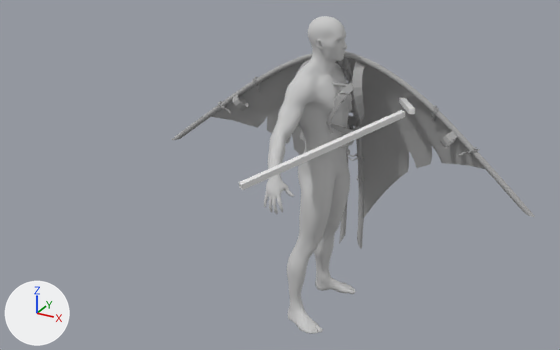
The FBX model Character/Animation/ZWM/InAir/Anim_InAir_Fly_B.FBX: old version first, new version second.
Before and after are seen from a 50 mm lens placed at (1.73, -3.7, 2.69), pointed at (-0.27, -0.06, 0.87). The axes (+X, +Y, +Z) are drawn at lower left. The lights are the same throughout. Where no turn or scale is listed for an object, it has been applied to the vertices.

The older version as bpy lines, for what is in view:
```python
me_mesh_001 = bpy.data.meshes.new('Mesh.001')
me_mesh_001.from_pydata(...)  # 1202 vertices, 2328 faces; spans x -0.153..0.11, y -0.23..0.23, z 0.14..1.068
me_mesh_001.materials.append(mat_material__11)  # its picture is missing
me_mesh_007 = bpy.data.meshes.new('Mesh.007')
me_mesh_007.from_pydata(...)  # 8 vertices, 6 faces; spans x -0.073..0.41, y -0.122..0.773, z -0.036..0.158
me_mesh_008 = bpy.data.meshes.new('Mesh.008')
me_mesh_008.from_pydata(...)  # 8 vertices, 6 faces; spans x -0.077..0.441, y -0.761..0.12, z -0.031..0.125
me_mesh_009 = bpy.data.meshes.new('Mesh.009')
me_mesh_009.from_pydata(...)  # 1002 vertices, 944 faces; spans x -0.21..0.21, y -0.125..0.22, z 1.095..1.557
me_mesh_009.materials.append(mat_huaxiangyi1)  # grey #aaaaaa
me_mesh_010 = bpy.data.meshes.new('Mesh.010')
me_mesh_010.from_pydata(...)  # 4315 vertices, 8456 faces; spans x -1.15..1.15, y 0.08..0.43, z 0.24..1.59
me_mesh_010.materials.append(mat_huaxiangyi1)  # grey #aaaaaa
ob_box001 = bpy.data.objects.new('Box001', me_mesh_007)
ob_box001.location = (0.059, -0.809, 1.218)
ob_box002 = bpy.data.objects.new('Box002', me_mesh_008)
ob_box002.location = (0.067, 0.722, 1.263)
ob_huaxiangyi_base = bpy.data.objects.new('HuaXiangYi_Base', me_mesh_010)
ob_huaxiangyi_base.location = (0.0, 0.0, 0.0)
ob_huaxiangyi_body = bpy.data.objects.new('HuaXiangYi_Body', me_mesh_009)
ob_huaxiangyi_body.location = (0.0, 0.0, 0.0)
ob_male_leg = bpy.data.objects.new('Male_Leg', me_mesh_001)
ob_male_leg.location = (0.0, 0.0, 0.0)
# also in view: 'Male_Foot' at (-0.01, 0.0, 0.08); 'Male_Body' at (-0.03, 0.0, 1.31); 'Male_Hand' at (0.02, 0.0, 1.05); 'Male_Head' at (-0.01, 0.0, 1.57)
```
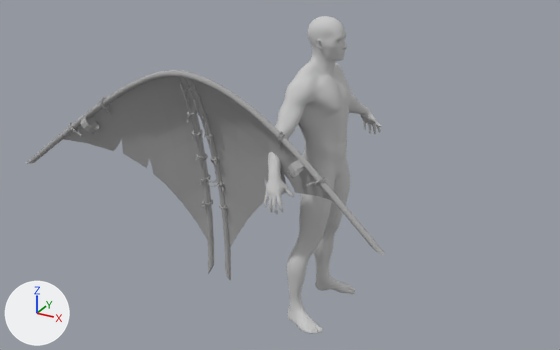
Changed parts and their boxes [x1, y1, x2, y2] in the pictures (560 x 350 px):
'HuaXiangYi_YeZi', added
    after: [64, 77, 332, 247]
'HuaXiangYi_Base', deleted
    before: [171, 51, 535, 249]
'polySurface14', added
    after: [26, 70, 385, 255]
'polySurface8', added
    after: [179, 70, 231, 280]
'Box001', deleted
    before: [239, 110, 405, 190]
'HuaXiangYi_Body', deleted
    before: [297, 59, 365, 148]
'polySurface3', added
    after: [81, 116, 99, 133]
'polySurface7', added
    after: [287, 160, 305, 178]
'Box002', deleted
    before: [399, 97, 415, 114]
'polySurface13', added
    after: [277, 131, 327, 188]
'polySurface10', added
    after: [68, 97, 112, 137]

The edits, one by one:
Mesh me_mesh_011 is new.
It has 48 vertices, 96 faces and spans x -0.7046..-0.6065, y 0.0793..0.1681, z 1.1392..1.2437.
It uses material mat_huaxiangyi1 (grey #aaaaaa).
Mesh me_mesh_009_1 is new.
It has 304 vertices, 600 faces and spans x -0.144..0.144, y -0.043..0.043, z -0.127..0.127.
It uses material mat_huaxiangyi1 (grey #aaaaaa).
Mesh me_mesh_012 is new.
It has 48 vertices, 96 faces and spans x 0.6065..0.7046, y 0.0793..0.1681, z 1.1392..1.2437.
It uses material mat_huaxiangyi1 (grey #aaaaaa).
Mesh me_mesh_007_1 is new.
It has 111 vertices, 98 faces and spans x -0.89..0.89, y 0.12..0.41, z 0.44..1.58.
It uses material mat_huaxiangyi1 (grey #aaaaaa).
Mesh me_mesh_008_1 is new.
It has 304 vertices, 600 faces and spans x -0.144..0.144, y -0.043..0.043, z -0.127..0.127.
It uses material mat_huaxiangyi1 (grey #aaaaaa).
Mesh me_mesh_013 is new.
It has 3034 vertices, 5988 faces and spans x -0.107..0.107, y 0.128..0.425, z 0.247..1.587.
It uses material mat_huaxiangyi1 (grey #aaaaaa).
Mesh me_mesh_010_1 is new.
It has 466 vertices, 928 faces and spans x -1.15..1.15, y 0.07..0.18, z 0.87..1.59.
It uses material mat_huaxiangyi1 (grey #aaaaaa).
Object 'HuaXiangYi_Base' (ob_huaxiangyi_base) is deleted.
Object 'Box002' (ob_box002) is deleted.
Object 'HuaXiangYi_Body' (ob_huaxiangyi_body) is deleted.
Object 'Box001' (ob_box001) is deleted.
Object 'polySurface3' (ob_polysurface3) is new; it shows me_mesh_011.
Its location is (-0.531, -0.733, 0.0).
Object 'polySurface13' (ob_polysurface13) is new; it shows me_mesh_009_1.
Its location is (0.145, -0.59, 1.236).
Object 'polySurface7' (ob_polysurface7) is new; it shows me_mesh_012.
Its location is (-0.531, -0.733, 0.0).
Object 'HuaXiangYi_YeZi' (ob_huaxiangyi_yezi) is new; it shows me_mesh_007_1.
Its location is (-0.531, -0.733, 0.0).
Object 'polySurface10' (ob_polysurface10) is new; it shows me_mesh_008_1.
Its location is (-1.207, -0.59, 1.236).
Object 'polySurface8' (ob_polysurface8) is new; it shows me_mesh_013.
Its location is (-0.531, -0.733, 0.0).
Object 'polySurface14' (ob_polysurface14) is new; it shows me_mesh_010_1.
Its location is (-0.531, -0.733, 0.0).
